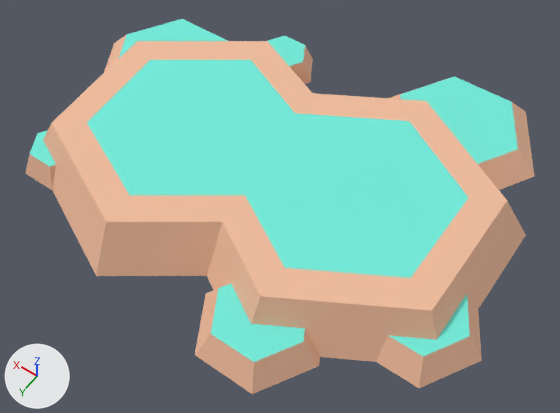
The glTF model assets/nature_kit/platform_grass.glb as it was, and as the next commit left it.
Rendered twice from a camera (50 mm lens) standing at (-0.507, 0.702, 0.951) and looking at (-0.043, 0.053, -0.068). The axes (+X, +Y, +Z) are drawn at lower left. The lights are the same throughout. The picture after the commit comes second. Where no turn or scale is listed for an object, it has been applied to the vertices.

The first picture shows 'platform_grass'.
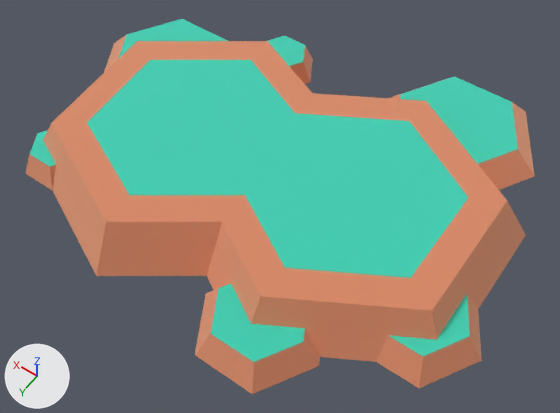
The change, as JSON lines over the scene's bpy script:
```json
{"op": "set", "path": "mat_dirt.metallic", "old": "0.05", "new": "1.0"}
{"op": "set", "path": "mat_dirt.roughness", "old": "0.85", "new": "1.0"}
{"op": "set", "path": "mat_grass.metallic", "old": "0.05", "new": "1.0"}
{"op": "set", "path": "mat_grass.roughness", "old": "0.85", "new": "1.0"}
{"op": "remove", "block": "ob_tmpparent", "code": ["ob_tmpparent = bpy.data.objects.new('tmpParent', None)", "ob_tmpparent.location = (0.0, 0.0, 0.0)"]}
```

Pixel boxes [x1, y1, x2, y2] of what changed, in the pictures (560 x 413 px):
```json
{"object": "platform_grass", "change": "surface changed", "before": [25, 19, 535, 394], "after": [25, 19, 535, 394]}
```
